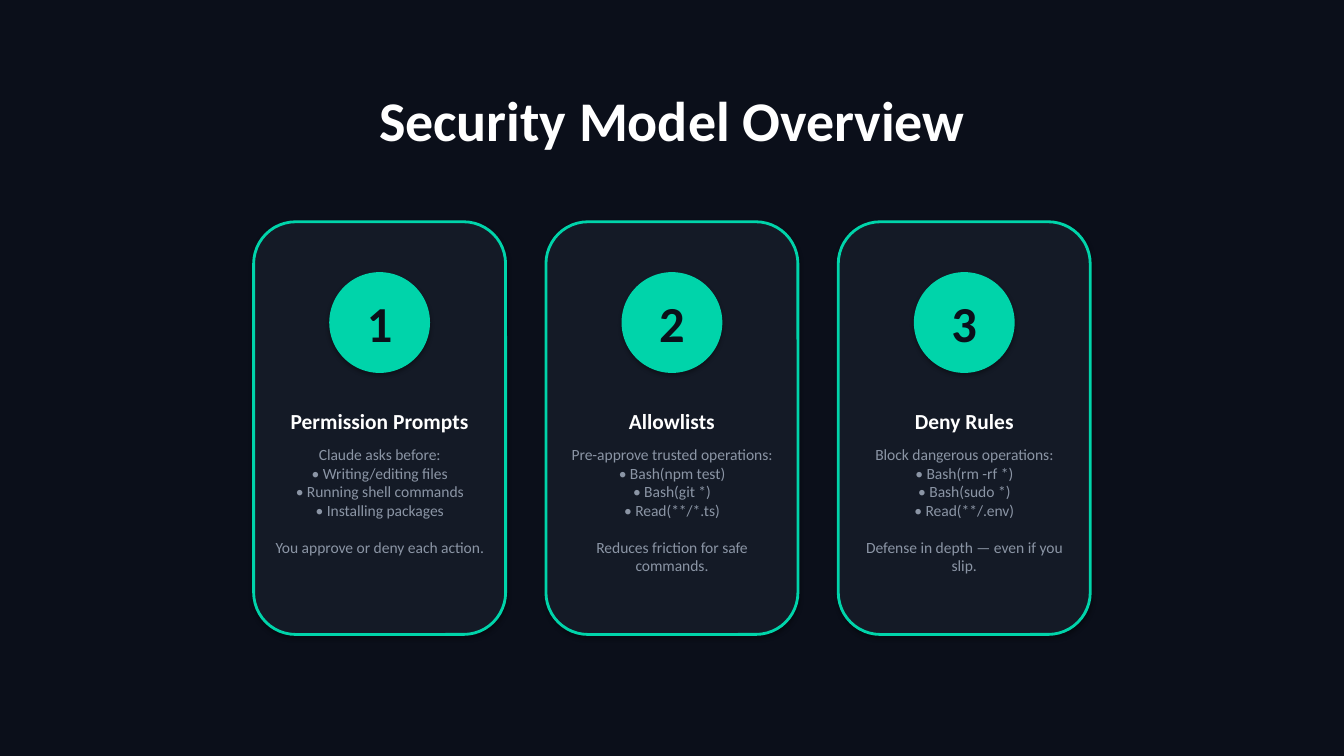
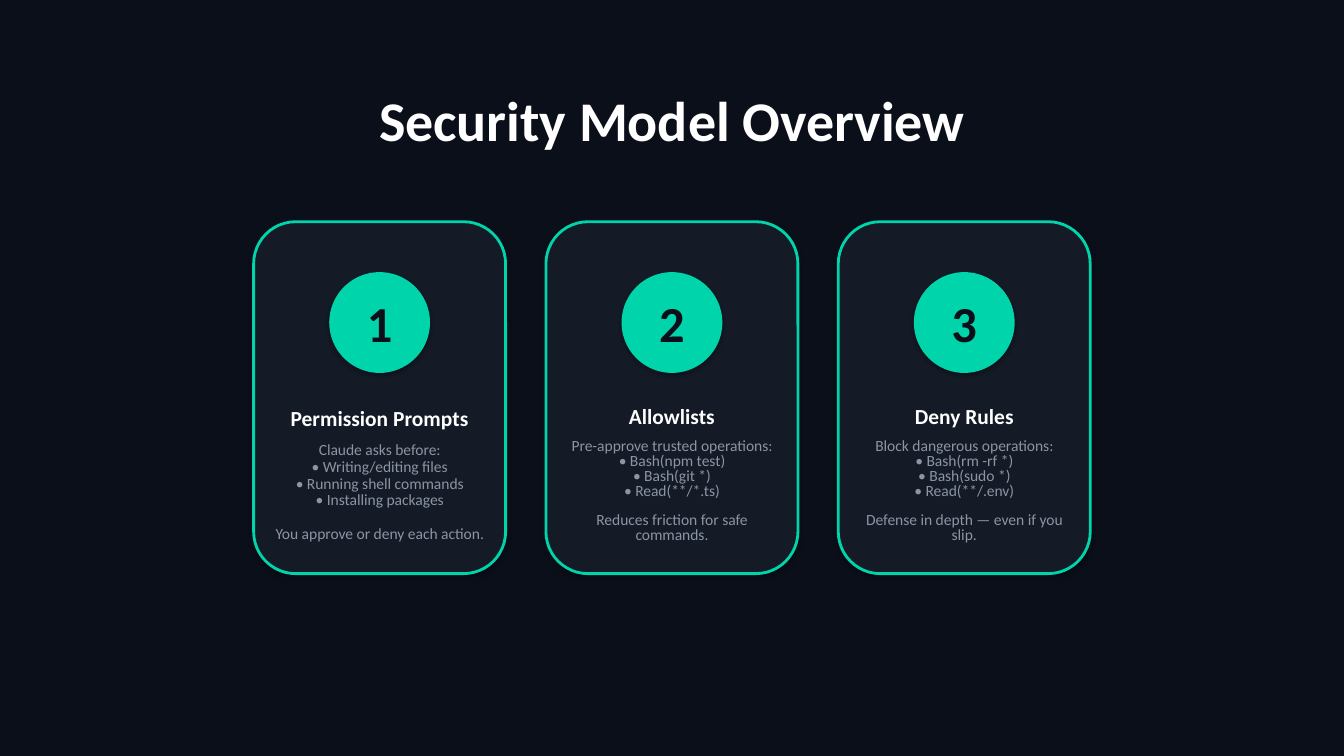
Before and after one commit to scottrhay/AIA-ClaudeCopilot, a slide deck: slide 93 of slides/Day2_Claude_Code_Fundamentals.pptx (slide 80 before the commit). Drawn at 1344x756 pixels with LibreOffice and Linux fonts; fonts in the diff are those of the drawing. Boxes give left, top, right and bottom in pixels: in the first picture for what was removed or moved away, otherwise in the second. Text is boxed around its words. In the diff, an @@ line names an element or a change of style, - is before the commit and + after.

```diff
--- a/slides/Day2_Claude_Code_Fundamentals.pptx
+++ b/slides/Day2_Claude_Code_Fundamentals.pptx
@@ rounded rectangle: place and size @@
-rounded rectangle at [254,222,506,634]
+rounded rectangle at [254,222,506,574]
@@ rounded rectangle: place and size @@
-rounded rectangle at [546,222,799,634]
+rounded rectangle at [546,222,799,574]
@@ rounded rectangle: place and size @@
-rounded rectangle at [839,222,1091,634]
+rounded rectangle at [839,222,1091,574]
@@ text "Permission Prompts" at [276,411,484,542]: line spacing 1 to 0.9 @@
@@ text "Allowlists" at [572,409,772,540]: line spacing 1 to 0.8 @@
@@ text "Deny Rules" at [866,409,1063,543]: line spacing 1 to 0.8 @@
```
Also in this commit, not shown: 39 other slides changed, 2 slides added, 18 slides removed, 16 other files.
